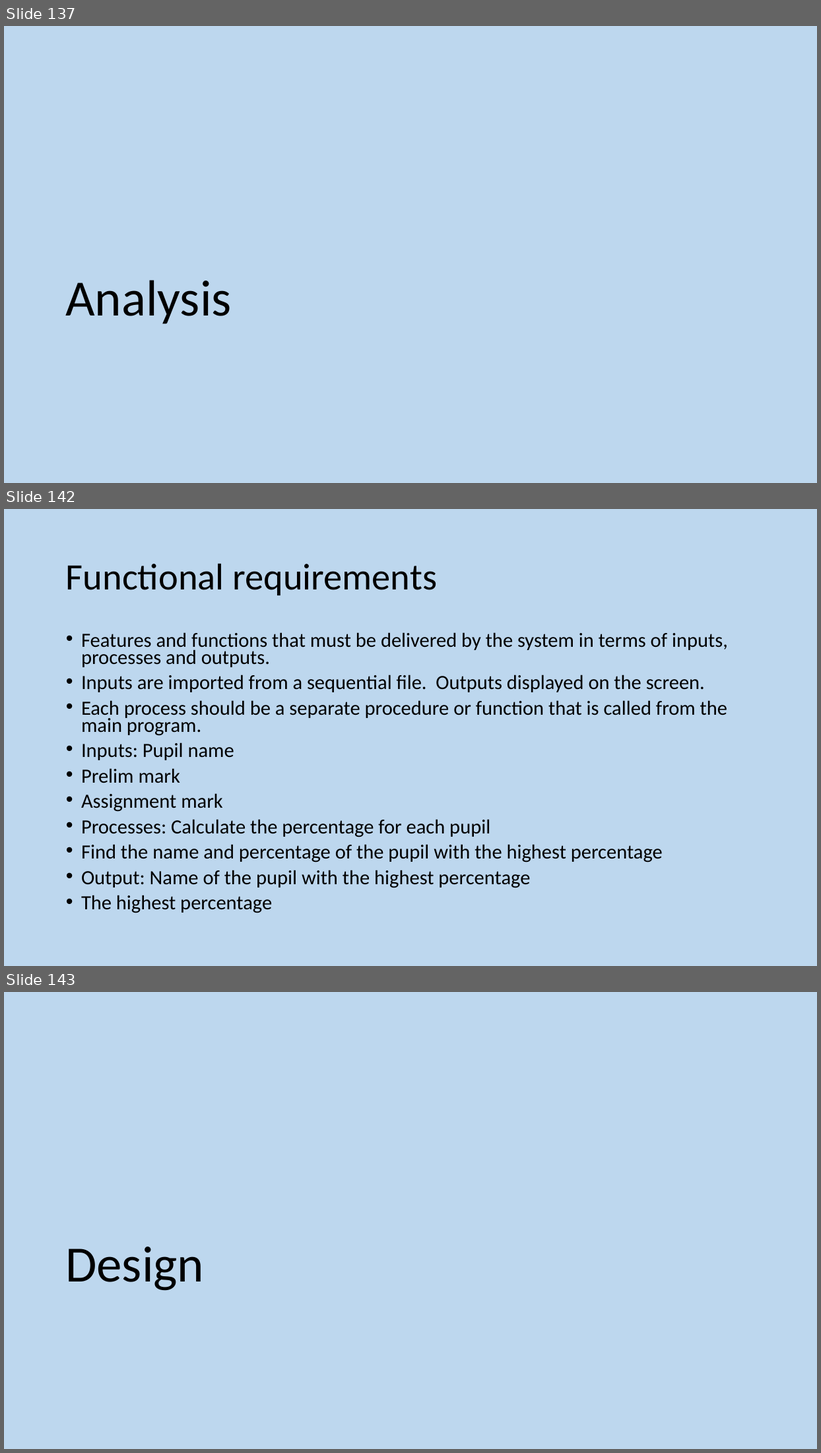
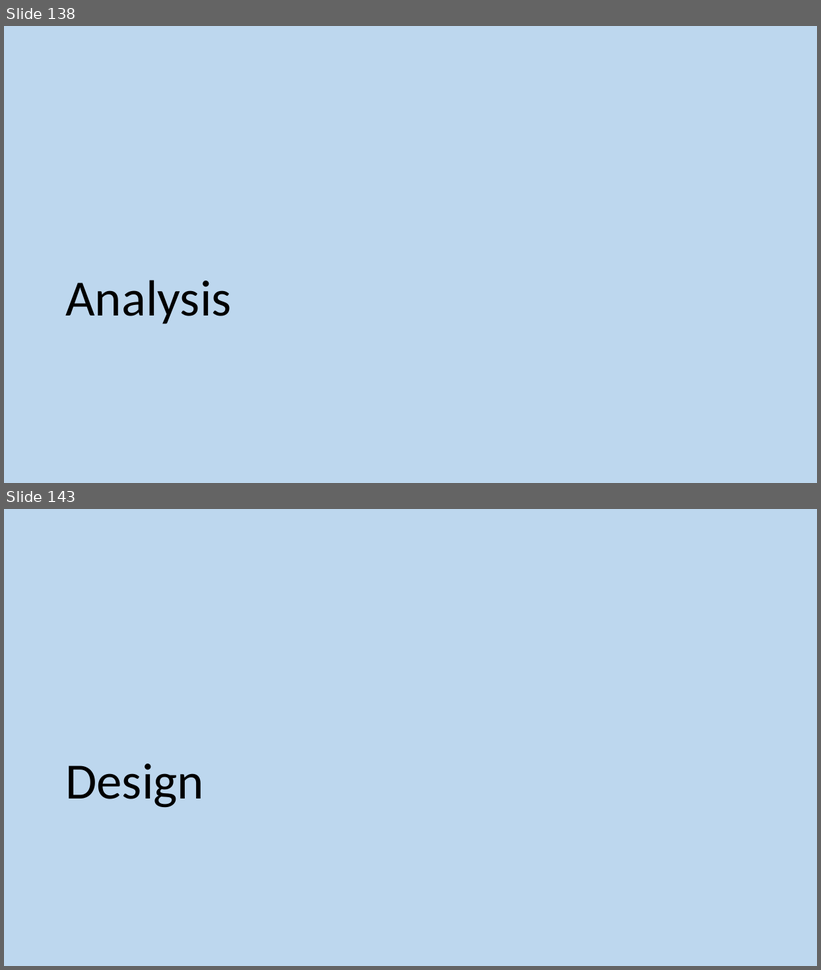
Before and after one commit to MrFriendCS/MrFriendCS.github.io, a slide deck: higher/sdd/H CS SDD Slides.pptx. Shown one above the other, each under a label of ours: slides 137, 142 and 143 before the commit, slides 138 and 143 after it; the slides between them are not shown. The pictures are 821x1453 and 821x970 pixels, drawn with LibreOffice and Linux fonts; fonts in the diff are those of the drawing. Boxes give left, top, right and bottom in pixels: in the first picture for what was removed or moved away, otherwise in the second. Text is boxed around its words. In the diff, an @@ line names an element or a change of style, - is before the commit and + after.

```diff
--- a/higher/sdd/H CS SDD Slides.pptx
+++ b/higher/sdd/H CS SDD Slides.pptx
@@ slide 142 removed at [4, 509, 817, 966], background #BDD7EE @@
@@ title removed at [66, 563, 438, 595] @@
-Functional requirements
@@ text removed at [81, 632, 728, 914] @@
-• Features and functions that must be delivered by the system in terms of inputs, processes and outputs.
-• Inputs are imported from a sequential file. Outputs displayed on the screen.
-• Each process should be a separate procedure or function that is called from the main program.
-• Inputs: Pupil name
-• Prelim mark
-• Assignment mark
-• Processes: Calculate the percentage for each pupil
-• Find the name and percentage of the pupil with the highest percentage
-• Output: Name of the pupil with the highest percentage
-• The highest percentage
@@ what was slide 137 is now slide 138 @@
```
Also in this commit, not shown: 5 slides changed, 10 slides added, 3 other slides removed.
